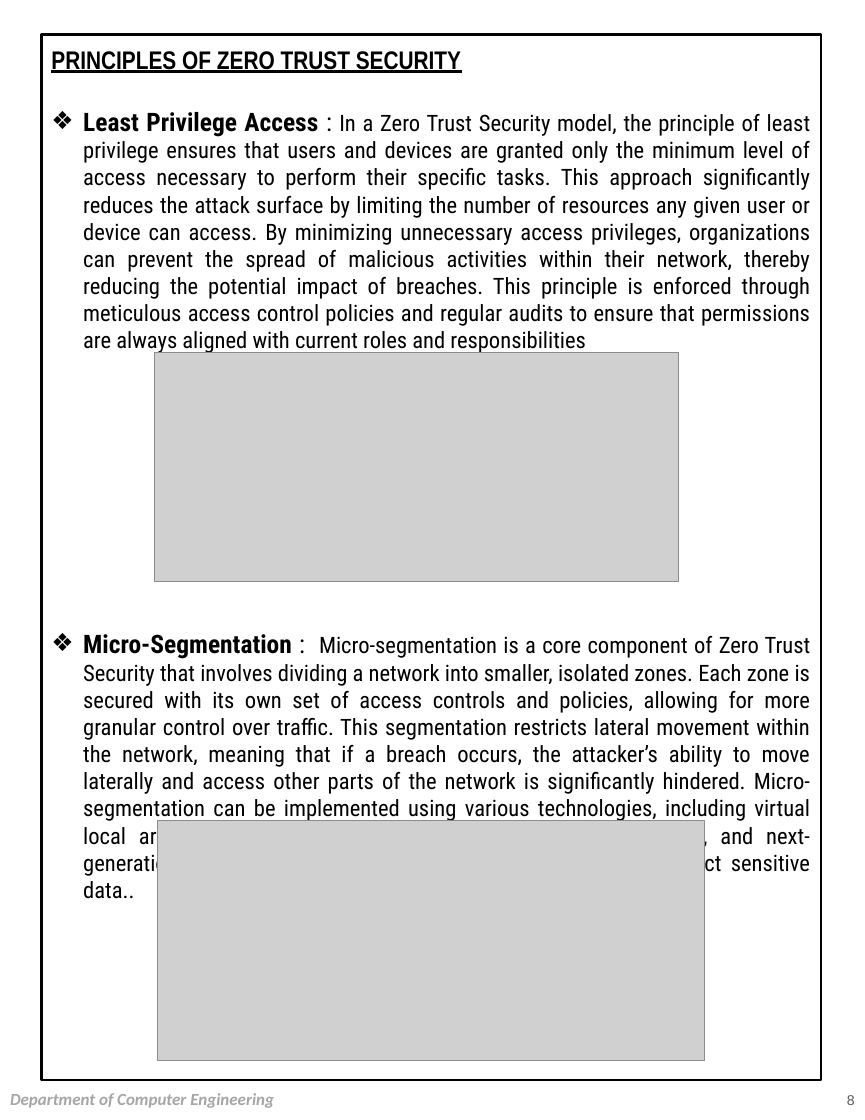
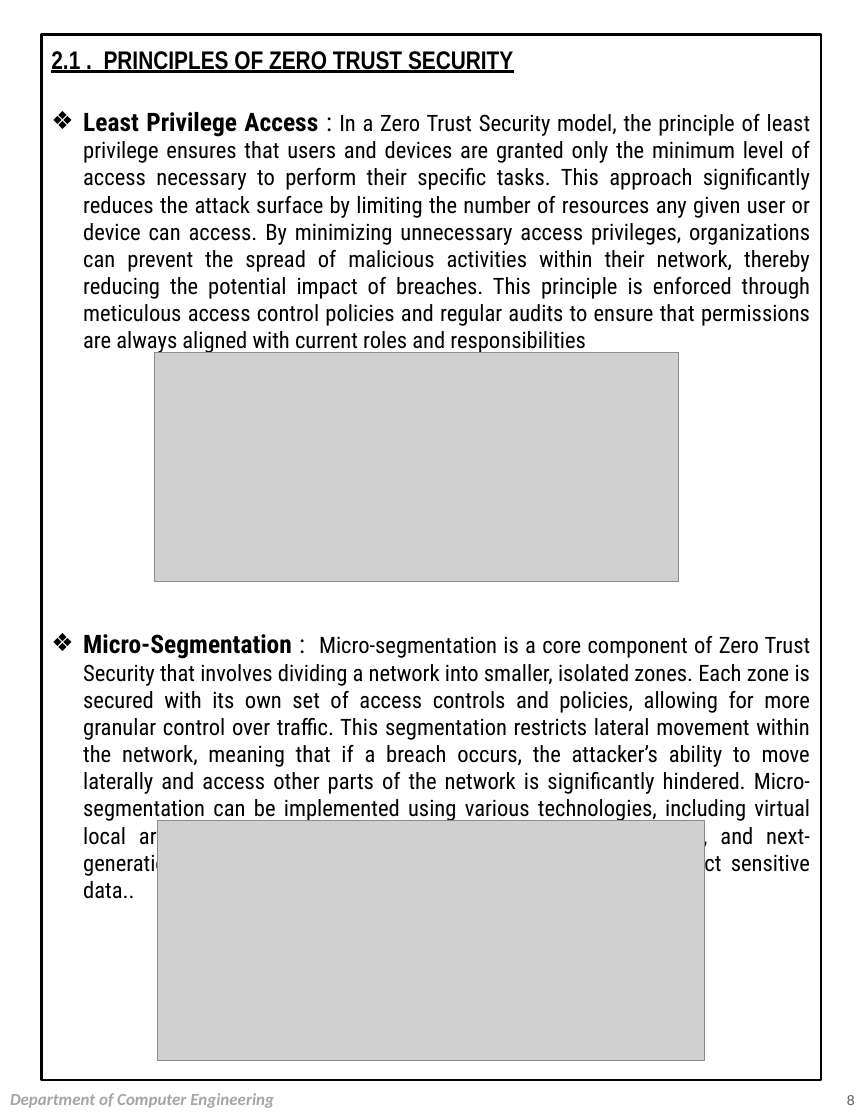
Before and after one commit to Silo5k3u8t4/semi, a slide deck: slide 8 of NEW.pptx. Drawn at 865x1120 pixels with LibreOffice and Linux fonts; fonts in the diff are those of the drawing; grey boxes stand for pictures. Boxes give left, top, right and bottom in pixels: in the first picture for what was removed or moved away, otherwise in the second. Text is boxed around its words. In the diff, an @@ line names an element or a change of style, - is before the commit and + after.

```diff
--- a/NEW.pptx
+++ b/NEW.pptx
@@ text in rectangle at bbox=[51, 51, 513, 73]: text changed @@
-PRINCIPLES OF ZERO TRUST SECURITY
+2.1 . PRINCIPLES OF ZERO TRUST SECURITY
```
Also in this commit, not shown: 7 other slides changed, 1 slide added.
